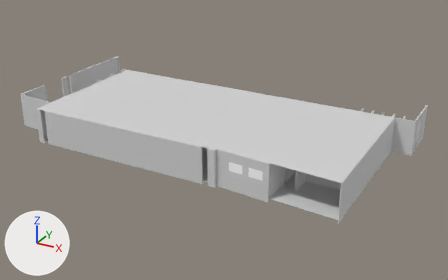
The glTF model public/models/autocollision.glb as it was, and as the next commit left it.
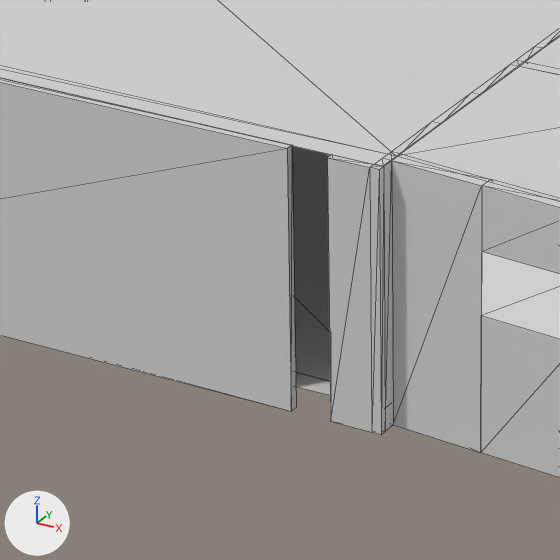
The first picture shows the older version from a camera (50 mm lens) standing at (6.54, -5.52, 2.88) and looking at (3.36, 0.25, 0.0). The close-ups show both versions on the part from 36% to 54% of the width and 45% to 73% of the height of that picture; other places that the commit changed are outside them. Lighting does not change. The marker at lower left points along +X, +Y and +Z. The close-ups show mesh edges as thin lines. Where no turn or scale is listed for an object, it has been applied to the vertices. Vertices at the same position are counted once.

In view in the first close-up: 'autocollison', 'ceiling.002', 'glass.003', 'walls.004'.
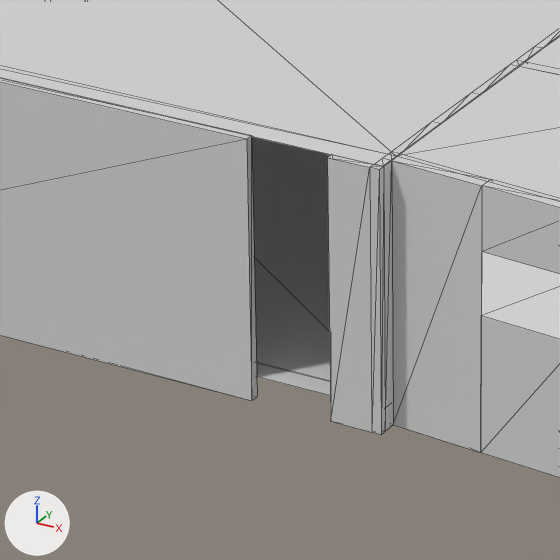
The newer file is also turned or shifted as a whole; pictures and numbers use the older file's frame.

The change in detail:
me_cube_031 has 1446 vertices, 2338 faces and spans x -104.0..78.0, y -24.0..20.0, z 0.0.
me_cube_031 is used by ob_walls_004; location (3.512, 0.15, 0.203); rotation (0.0, -3.142, 0.0), in degrees (0, -180, 0); scale (-0.0238, -0.0517, -0.975).
Verts and faces of me_cube_031; kept vertices keep their numbers, new ones are numbered from 1446.
Before the commit, vertices of me_cube_031: 290 (8.0, 19.0, 0.0) at pixel (287, 148), 291 (8.0, 19.0, 0.0) at pixel (291, 411), 292 (8.0, 19.0, 0.0) at pixel (292, 144), 293 (8.0, 19.0, 0.0) at pixel (296, 407).
Part 1, on me_cube_031:
Vertices 290 to 293 move by (-3.0, 0.0, 0.0).

Where the change shows, as pixel boxes (x1, y1, x2, y2) in the close-ups (560 x 560 px; the box of a moved part takes in the faces that stretch with it):
part 1 of me_cube_031, moved or reshaped
    before: (0, 79, 296, 411)
    after: (0, 79, 257, 401)
